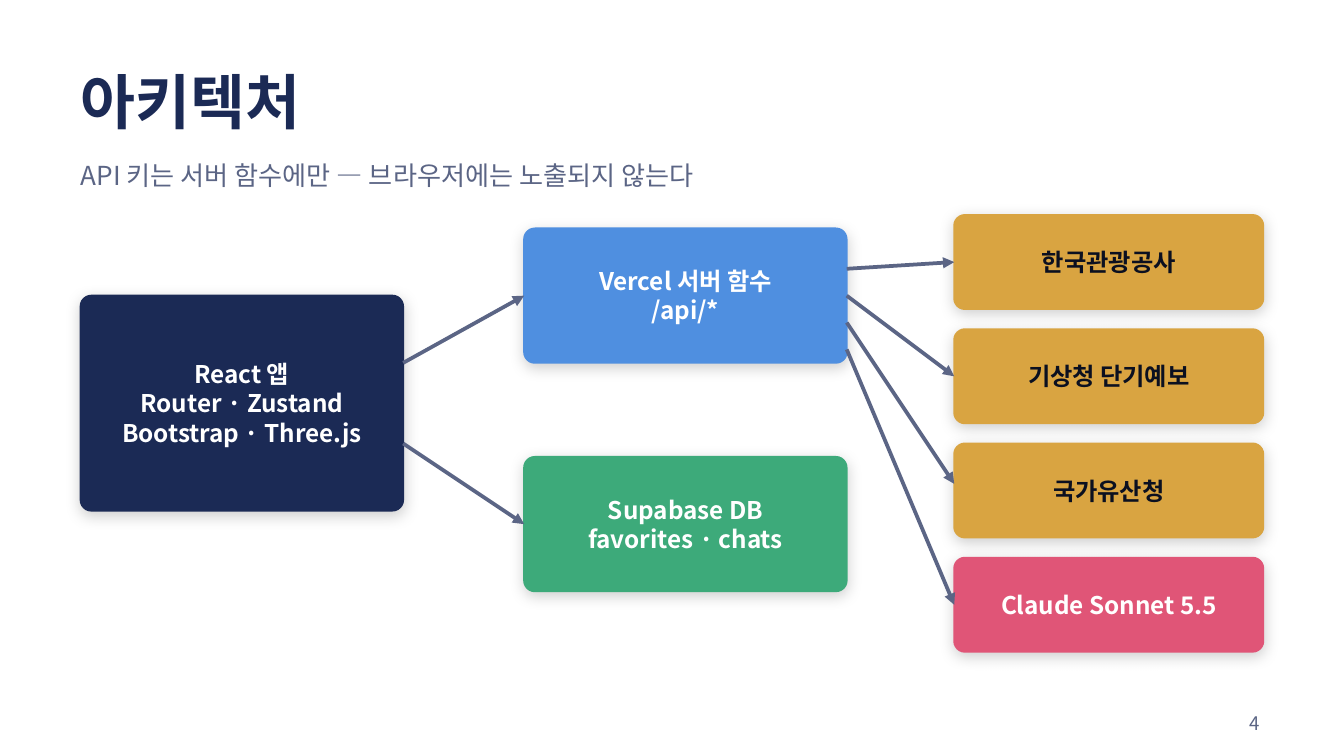
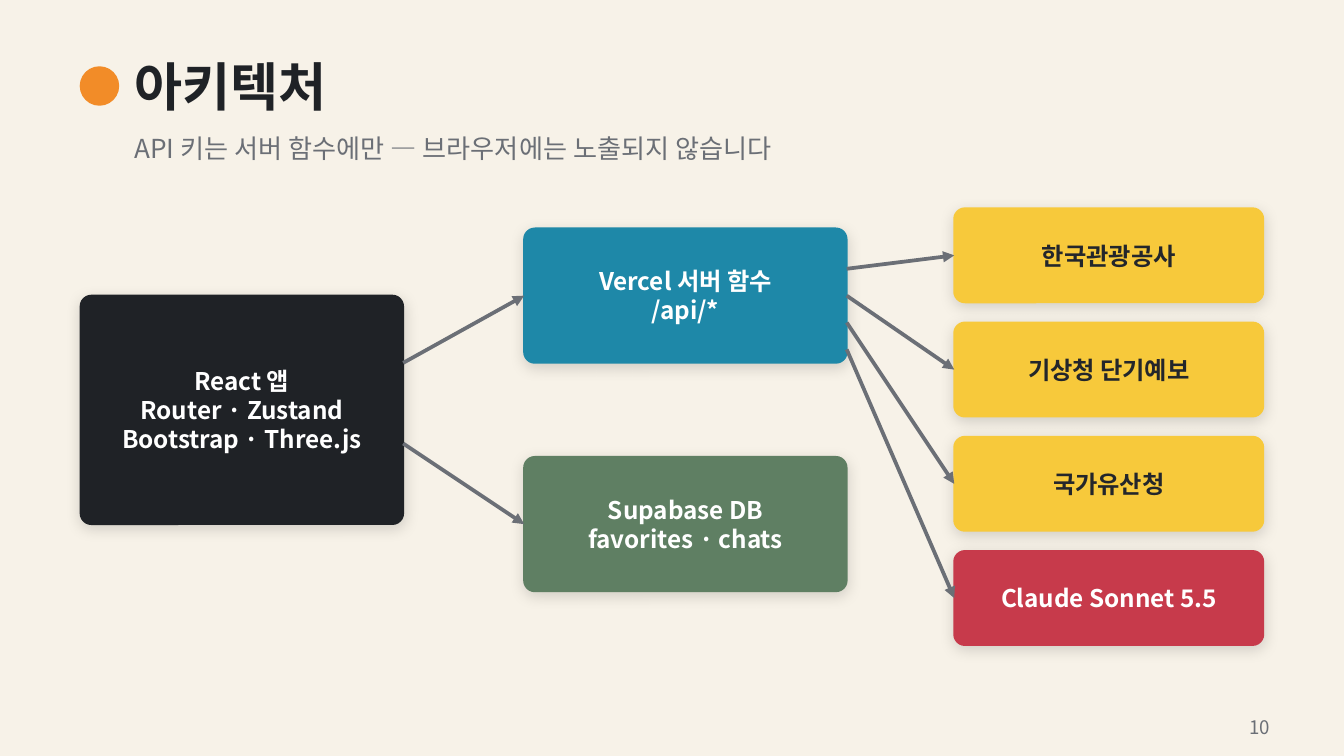
Before and after one commit to knh1992826-source/study2, a slide deck: slide 10 of docs/김예현_발표자료.pptx (slide 4 before the commit). Drawn at 1344x756 pixels with LibreOffice and Linux fonts; fonts in the diff are those of the drawing. Boxes give left, top, right and bottom in pixels: in the first picture for what was removed or moved away, otherwise in the second. Text is boxed around its words. In the diff, an @@ line names an element or a change of style, - is before the commit and + after.

```diff
--- a/docs/김예현_발표자료.pptx
+++ b/docs/김예현_발표자료.pptx
@@ background #FFFFFF to #F7F2E8 @@
@@ text "아키텍처": place and size @@
-text "아키텍처" at <box>81,74,301,130</box>
+text "아키텍처" at <box>134,62,326,111</box>
@@ text "아키텍처" at <box>134,62,326,111</box>: size 32 to 28 pt, text colour #1B2A55 to #1F2226 @@
@@ ellipse added at <box>81,67,118,105</box>, fill #F28C28, outline #F28C28 1 pt @@
@@ text at <box>134,136,771,160</box>: text changed; text colour #5B6585 to #6B6F76 @@
-API 키는 서버 함수에만 — 브라우저에는 노출되지 않는다
+API 키는 서버 함수에만 — 브라우저에는 노출되지 않습니다
@@ rounded rectangle at <box>524,228,847,363</box>: fill #4F8FE0 to #1E88A8; outline #4F8FE0 1 pt to #1E88A8 1 pt; shadow changed @@
@@ arrow moved from (847, 269) - (954, 262) to (847, 269) - (954, 255) @@
@@ arrow (847, 269) - (954, 255): stroke #5B6585 2 pt to #6B6F76 2 pt @@
@@ text "React 앱": place and size @@
-text "React 앱" at <box>122,362,362,448</box>
+text "React 앱" at <box>122,369,362,454</box>
@@ rounded rectangle: place and size @@
-rounded rectangle at <box>81,296,403,511</box>
+rounded rectangle at <box>81,296,403,524</box>
@@ rounded rectangle at <box>81,296,403,524</box>: fill #1B2A55 to #1F2226; outline #1B2A55 1 pt to #1F2226 1 pt; shadow changed; proportions changed @@
@@ arrow (403, 363) - (524, 296): stroke #5B6585 2 pt to #6B6F76 2 pt @@
@@ arrow moved from (847, 296) - (954, 376) to (847, 296) - (954, 370) @@
@@ arrow (847, 296) - (954, 370): stroke #5B6585 2 pt to #6B6F76 2 pt @@
@@ arrow (847, 323) - (954, 484): stroke #5B6585 2 pt to #6B6F76 2 pt @@
@@ text colour #0B1020 to #23262B in 3 elements at <box>1053,472,1164,495</box>, <box>1042,244,1176,267</box>, <box>1028,358,1189,381</box> @@
@@ fill #D9A441 to #F7C93B; outline #D9A441 1 pt to #F7C93B 1 pt; shadow changed in 3 elements at <box>954,437,1263,531</box>, <box>954,208,1263,302</box>, <box>954,323,1263,417</box> @@
@@ arrow moved from (847, 349) - (954, 605) to (847, 349) - (954, 598) @@
@@ arrow (847, 349) - (954, 598): stroke #5B6585 2 pt to #6B6F76 2 pt @@
@@ arrow (403, 444) - (524, 524): stroke #5B6585 2 pt to #6B6F76 2 pt @@
@@ rounded rectangle at <box>524,457,847,591</box>: fill #3DAA7A to #5F7F63; outline #3DAA7A 1 pt to #5F7F63 1 pt; shadow changed @@
@@ 4 rounded rectangles, 2 texts: place and size @@
-4 rounded rectangles, 2 texts at <box>954,215,1263,652</box>
+4 rounded rectangles, 2 texts at <box>954,208,1263,645</box>
@@ rounded rectangle at <box>954,551,1263,645</box>: fill #E05577 to #C73A4B; outline #E05577 1 pt to #C73A4B 1 pt; shadow changed @@
@@ page number removed at <box>1250,716,1260,730</box> @@
-4
@@ page number added at <box>1250,720,1271,734</box>, 10 pt, text #6B6F76 @@
+10
```
Also in this commit, not shown: 9 other slides changed, 5 slides added, 1 other file.
